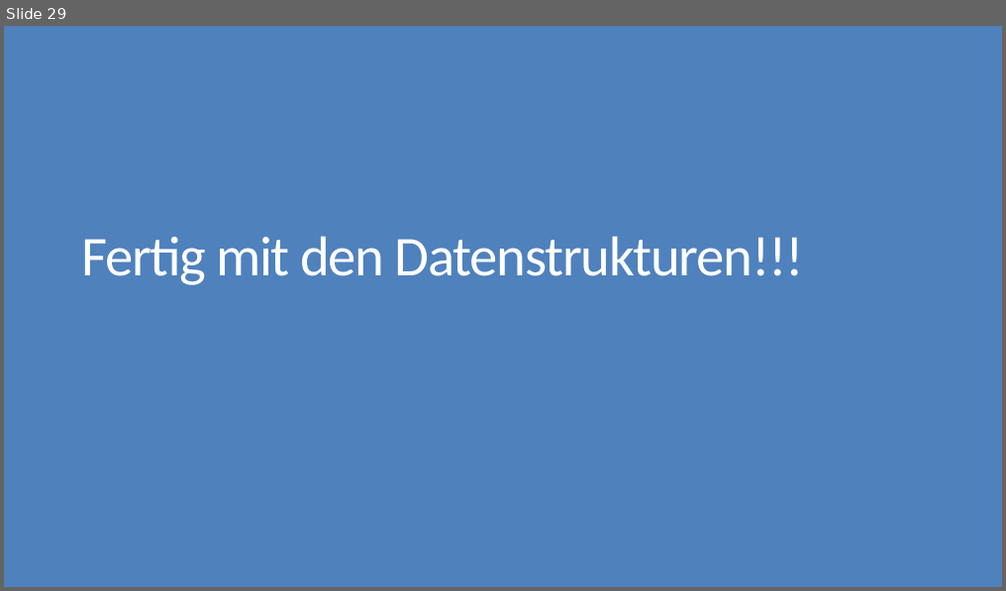
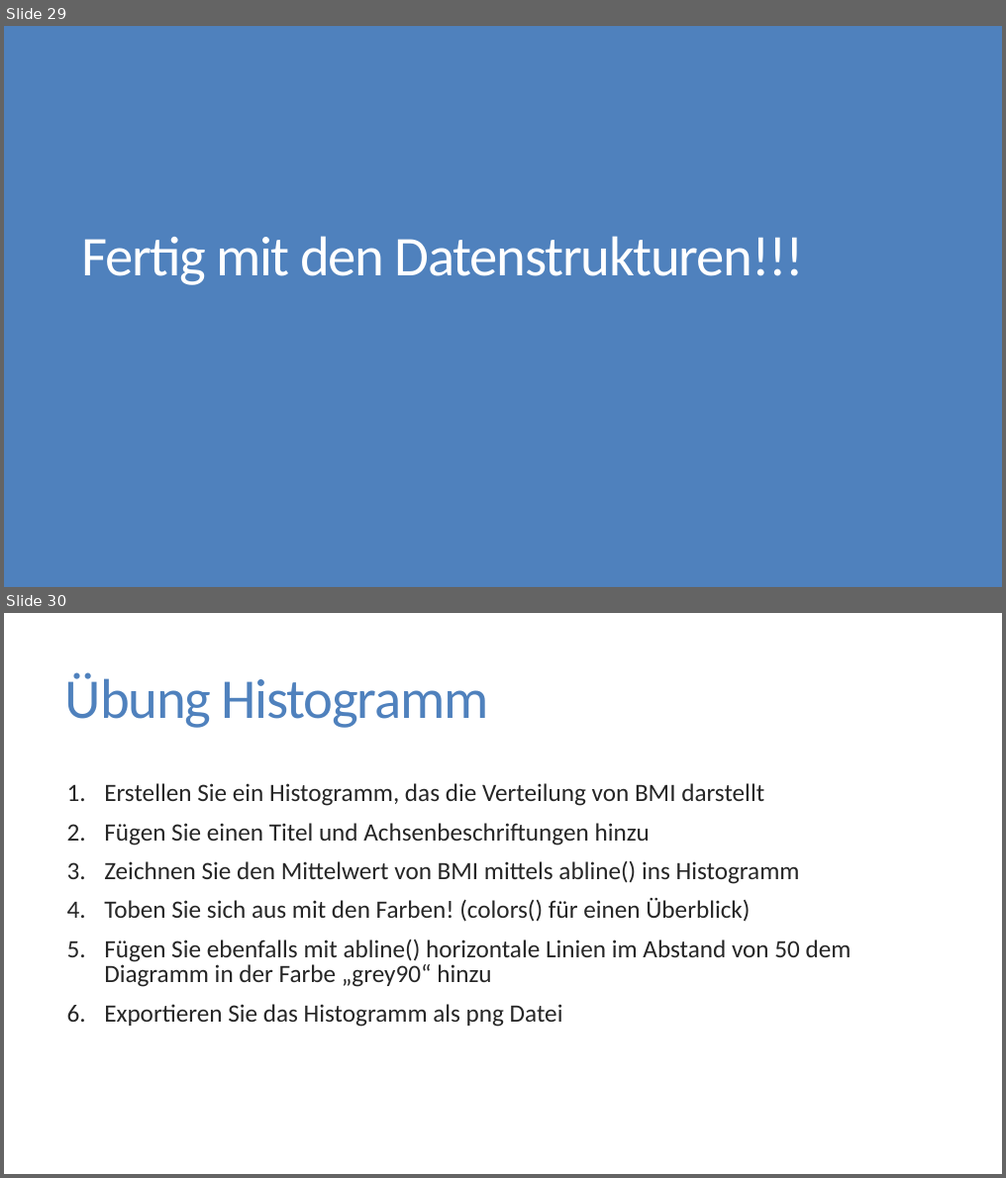
Before and after one commit to FlorianKeppeler/RKurs, a slide deck: Einführung in R.pptx. Shown one above the other, each under a label of ours: slide 29 before the commit, slides 29 and 30 after it. The pictures are 1006x591 and 1006x1178 pixels, drawn with LibreOffice and Linux fonts; fonts in the diff are those of the drawing. Boxes give left, top, right and bottom in pixels: in the first picture for what was removed or moved away, otherwise in the second. Text is boxed around its words. In the diff, an @@ line names an element or a change of style, - is before the commit and + after.

```diff
--- a/Einführung in R.pptx
+++ b/Einführung in R.pptx
@@ slide 30 added at box(4, 613, 1002, 1174), background #FFFFFF @@
@@ title added at box(65, 672, 489, 728), 54 pt, text #4F81BD @@
+Übung Histogramm
@@ text added at box(104, 783, 851, 1027), 24 pt, text #262626 @@
+1. Erstellen Sie ein Histogramm, das die Verteilung von BMI darstellt
+2. Fügen Sie einen Titel und Achsenbeschriftungen hinzu
+3. Zeichnen Sie den Mittelwert von BMI mittels abline() ins Histogramm
+4. Toben Sie sich aus mit den Farben! (colors() für einen Überblick)
+5. Fügen Sie ebenfalls mit abline() horizontale Linien im Abstand von 50 dem Diagramm in der Farbe „grey90“ hinzu
+6. Exportieren Sie das Histogramm als png Datei
```
Also in this commit, not shown: 1 slide changed, 4 other slides added, 1 slide removed, 17 other files.
